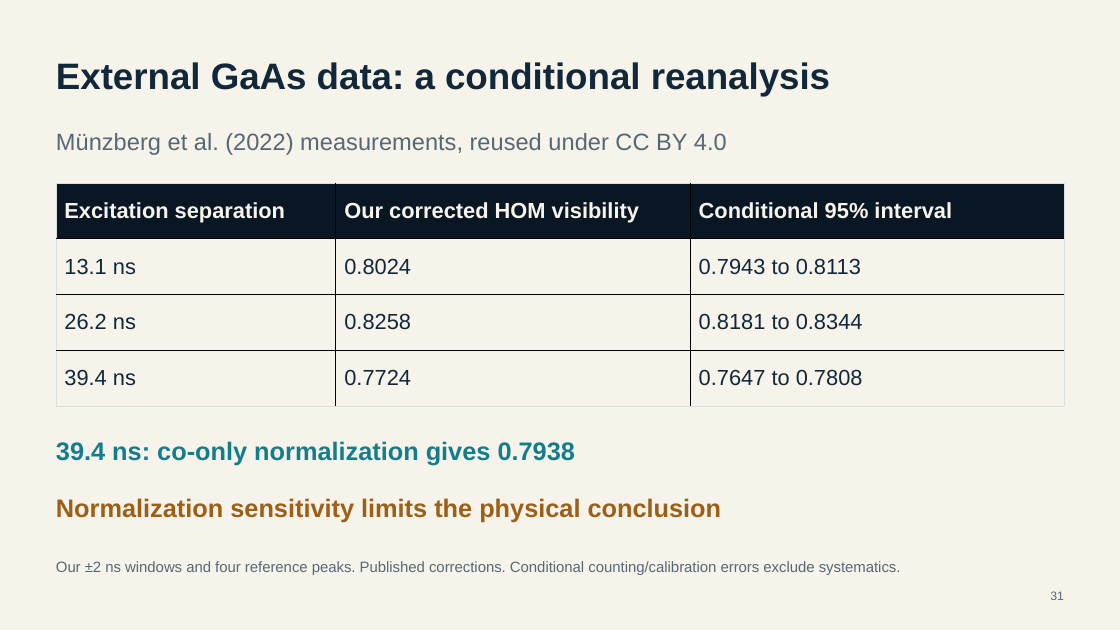
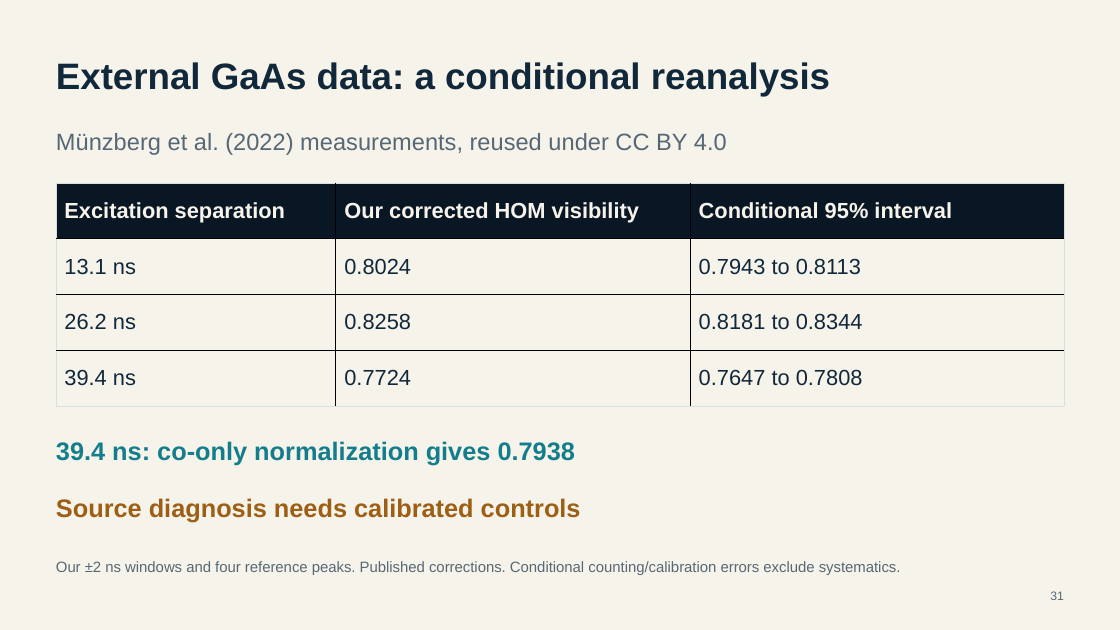
Before and after one commit to Nicholas55555/rewindandamplifyv2, a slide deck: slide 31 of finals-deck/Rewind_Amplify_Finals_Visual.pptx. Drawn at 1120x630 pixels with LibreOffice and Linux fonts; fonts in the diff are those of the drawing. Boxes give left, top, right and bottom in pixels: in the first picture for what was removed or moved away, otherwise in the second. Text is boxed around its words. In the diff, an @@ line names an element or a change of style, - is before the commit and + after.

```diff
--- a/finals-deck/Rewind_Amplify_Finals_Visual.pptx
+++ b/finals-deck/Rewind_Amplify_Finals_Visual.pptx
@@ text at (56, 498, 581, 522): text changed @@
-Normalization sensitivity limits the physical conclusion
+Source diagnosis needs calibrated controls
```
Also in this commit, not shown: 2 other slides changed, 53 other files.
